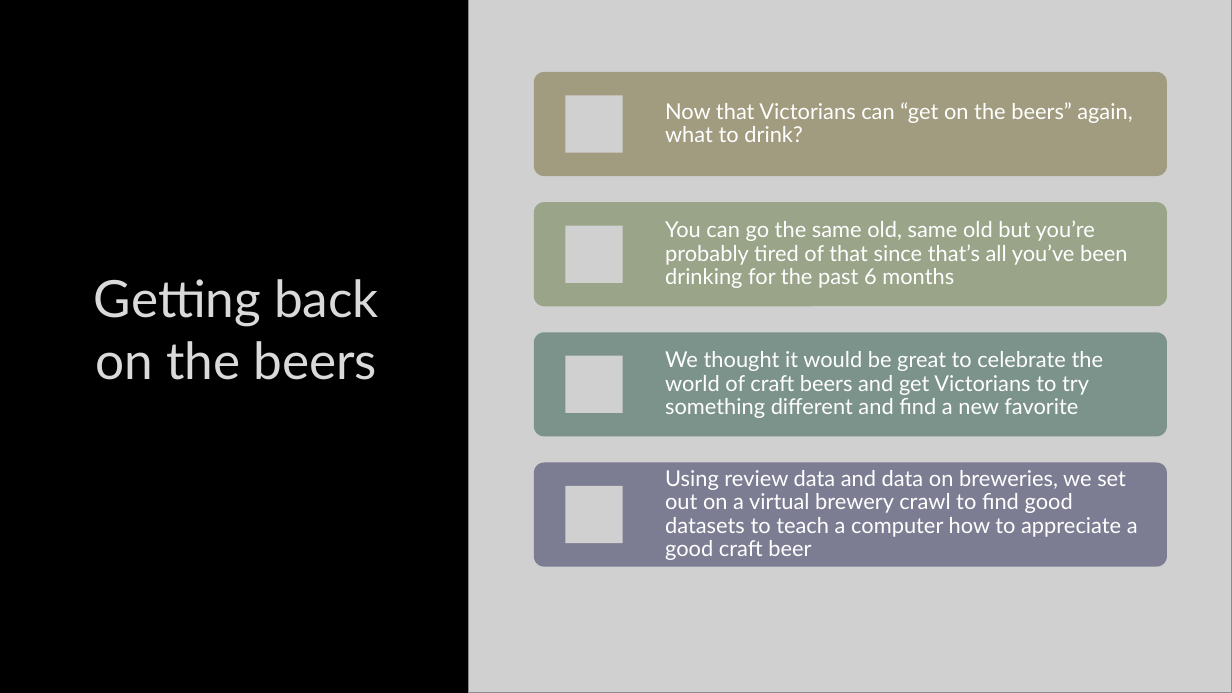
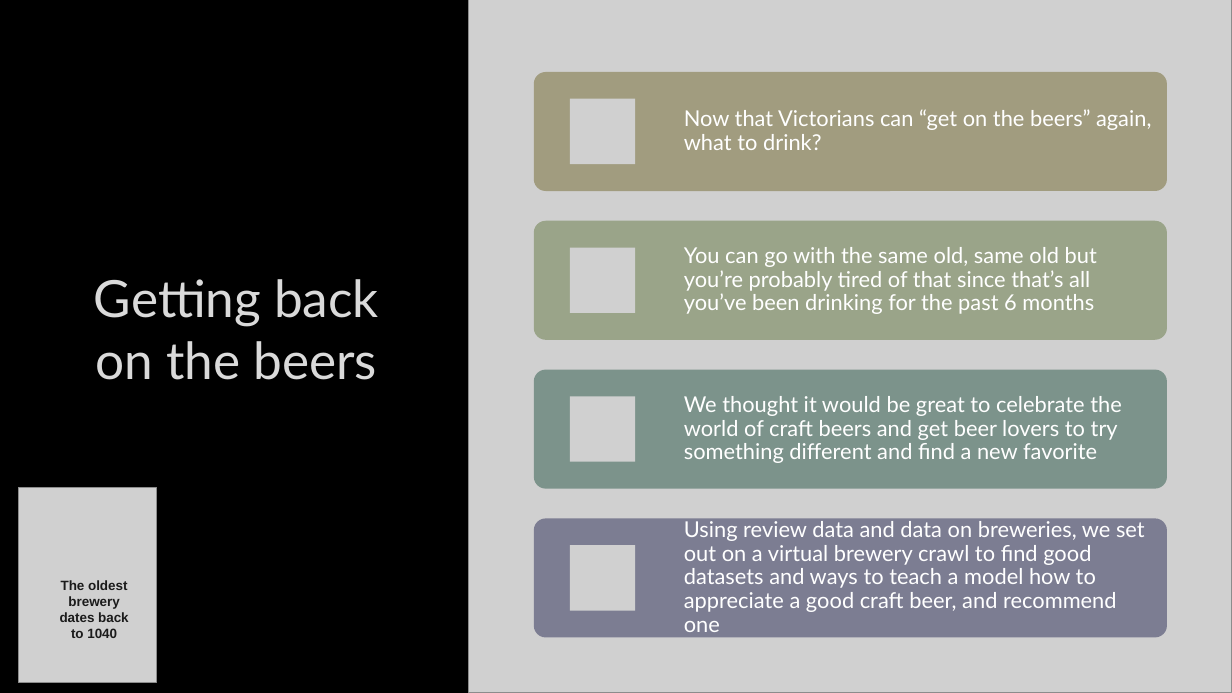
Before and after one commit to mactzu/PredictivePandas, a slide deck: slide 2 of work/kat/Predictive Pandas Presentation.pptx. Drawn at 1232x693 pixels with LibreOffice and Linux fonts; fonts in the diff are those of the drawing; grey boxes stand for pictures; background and template pictures are left out. Boxes give left, top, right and bottom in pixels: in the first picture for what was removed or moved away, otherwise in the second. Text is boxed around its words. In the diff, an @@ line names an element or a change of style, - is before the commit and + after.

```diff
--- a/work/kat/Predictive Pandas Presentation.pptx
+++ b/work/kat/Predictive Pandas Presentation.pptx
@@ rounded rectangle: place and size @@
-rounded rectangle at <box>534,72,1167,177</box>
+rounded rectangle at <box>534,72,1167,191</box>
@@ text "Now that Victorians can “get ...": place and size @@
-text "Now that Victorians can “get ..." at <box>665,102,1132,142</box>
+text "Now that Victorians can “get ..." at <box>684,109,1151,150</box>
@@ picture: place and size @@
-picture at <box>566,95,623,152</box>
+picture at <box>570,99,636,165</box>
@@ rounded rectangle: place and size @@
-rounded rectangle at <box>534,202,1167,307</box>
+rounded rectangle at <box>534,221,1167,340</box>
@@ picture removed at <box>566,226,623,283</box> @@
@@ picture added at <box>570,248,636,313</box> @@
@@ text at <box>684,247,1097,314</box>: text changed @@
-You can go the same old, same old but you’re probably tired of that since that’s all you’ve been drinking for the past 6 months
+You can go with the same old, same old but you’re probably tired of that since that’s all you’ve been drinking for the past 6 months
@@ picture removed at <box>566,356,623,413</box> @@
@@ rounded rectangle: place and size @@
-rounded rectangle at <box>534,333,1167,437</box>
+rounded rectangle at <box>534,370,1167,489</box>
@@ picture added at <box>570,396,636,462</box> @@
@@ text at <box>684,396,1122,463</box>: text changed @@
-We thought it would be great to celebrate the world of craft beers and get Victorians to try something different and find a new favorite
+We thought it would be great to celebrate the world of craft beers and get beer lovers to try something different and find a new favorite
@@ picture added at <box>18,488,157,683</box> @@
@@ picture removed at <box>566,486,623,543</box> @@
@@ rounded rectangle: place and size @@
-rounded rectangle at <box>534,462,1167,567</box>
+rounded rectangle at <box>534,518,1167,638</box>
@@ text at <box>684,521,1145,632</box>: text changed @@
-Using review data and data on breweries, we set out on a virtual brewery crawl to find good datasets to teach a computer how to appreciate a good craft beer
+Using review data and data on breweries, we set out on a virtual brewery crawl to find good datasets and ways to teach a model how to appreciate a good craft beer, and recommend one
@@ picture added at <box>570,545,636,611</box> @@
@@ text added at <box>60,580,129,638</box>, 10.5 pt, text #1B1B1B, bold @@
+The oldest brewery dates back to 1040
```
Also in this commit, not shown: 4 other slides changed, 6 other files.
